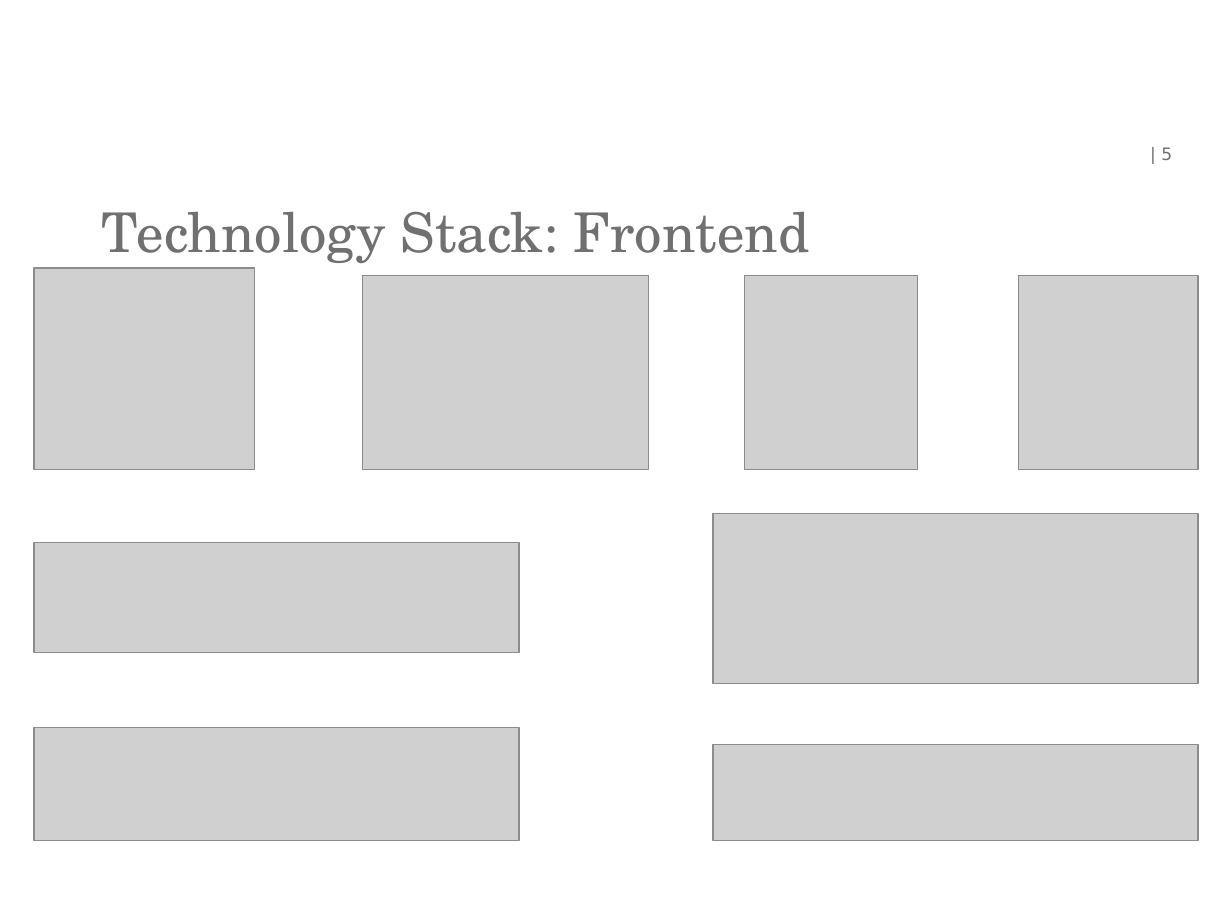
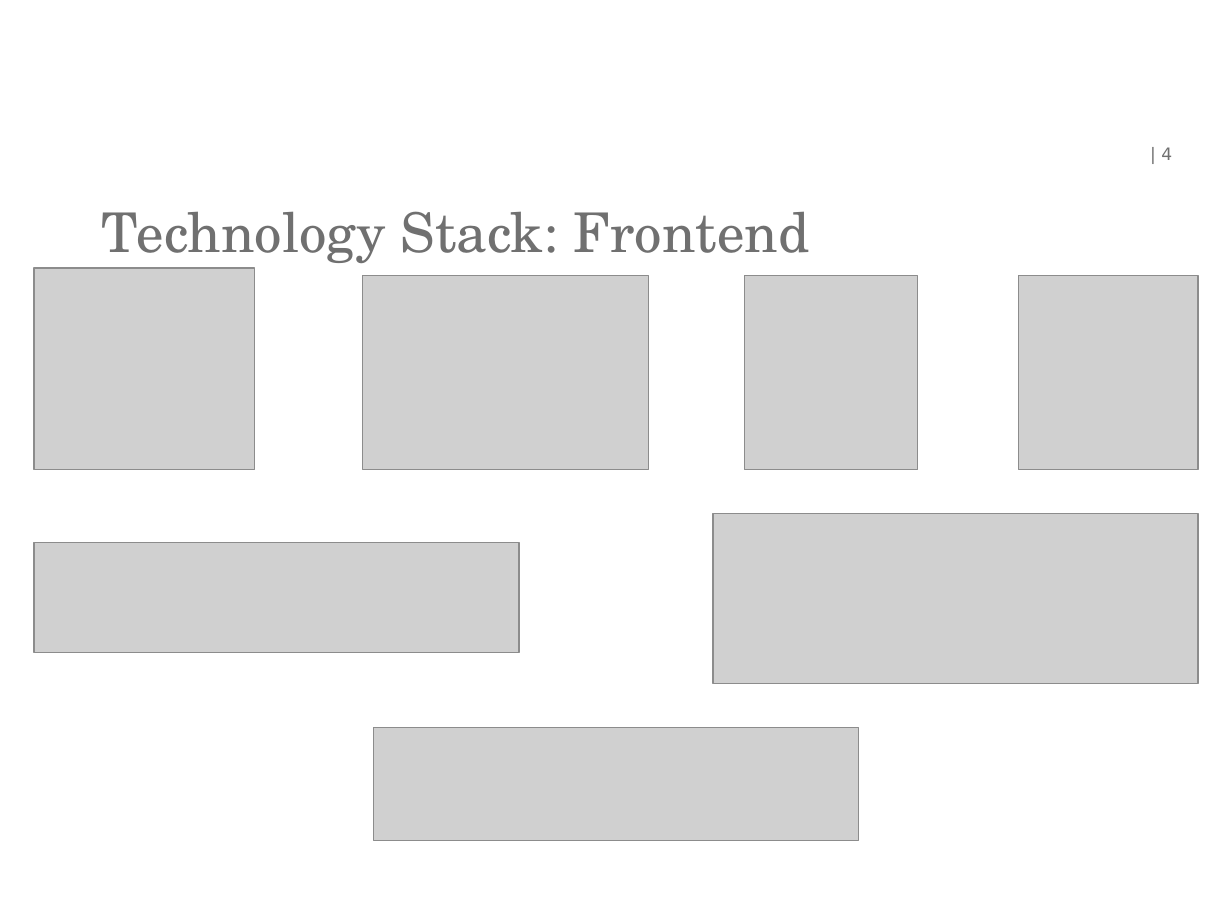
Before and after one commit to lauraBaakman/WACC-stalker, a slide deck: slide 4 of presentatie/WACC-Stalker.ppt (slide 5 before the commit). Drawn at 1232x924 pixels with LibreOffice and Linux fonts; fonts in the diff are those of the drawing; grey boxes stand for pictures; background and template pictures are left out. Boxes give left, top, right and bottom in pixels: in the first picture for what was removed or moved away, otherwise in the second. Text is boxed around its words. In the diff, an @@ line names an element or a change of style, - is before the commit and + after.

```diff
--- a/presentatie/WACC-Stalker.ppt
+++ b/presentatie/WACC-Stalker.ppt
@@ page number at box(1161, 147, 1172, 160): text changed @@
-| 5
+| 4
@@ picture: place and size @@
-picture at box(34, 727, 520, 840)
+picture at box(373, 727, 859, 840)
@@ picture removed at box(713, 744, 1199, 840) @@
```
Also in this commit, not shown: 2 other slides changed, 2 slides removed.
